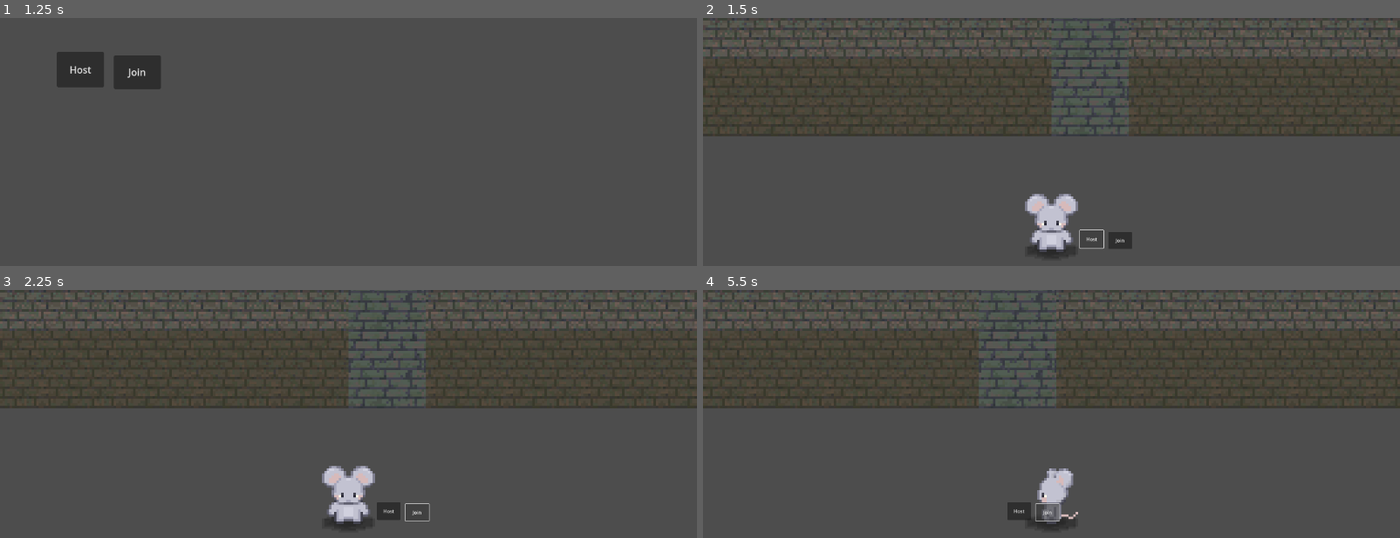
Above: before the commit, frames 1-4 (two rows, left to right).
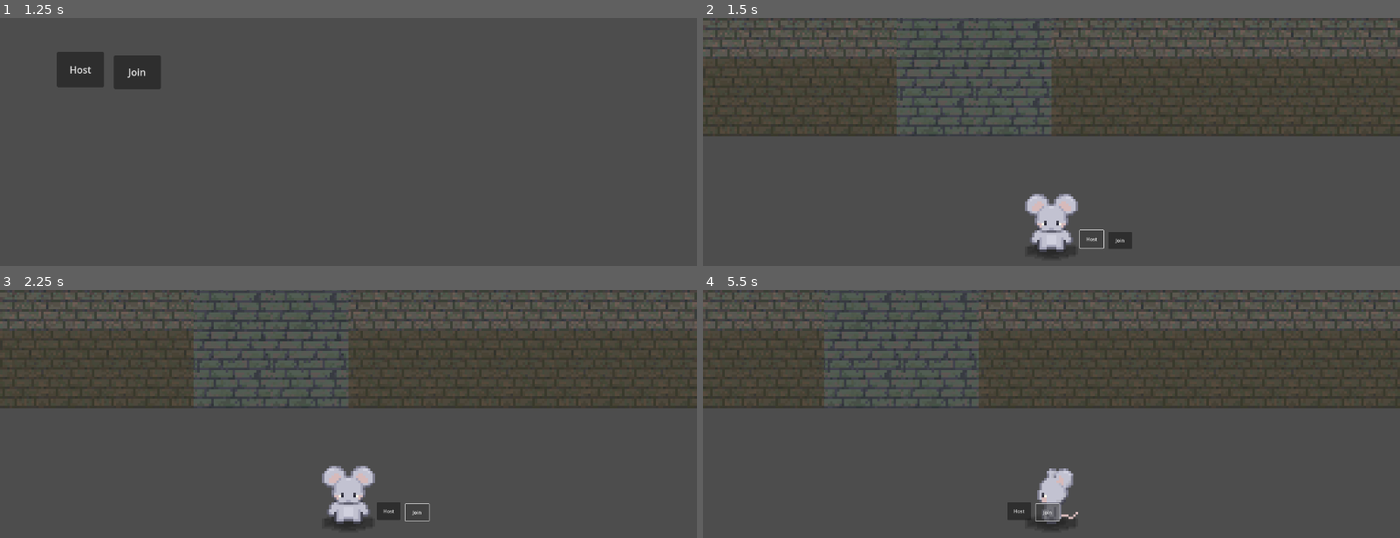
Above: after the commit, the same moments.

Repository: ej31415/Rat
Game: Godot game, scene res://main.tscn
Two runs of this game, one before a commit and one after it. Both use one fixed random seed, a clock stepped at 60 frames per second and the inputs below.
Inputs:
- Up to frame 1 (1.25 s): tap Enter at 0.5 s; hold D (RIGHT) from 0.53 s (still down); hold Shift (SHIFT) from 0.53 s (still down)
- Up to frame 2 (1.5 s): release D (RIGHT) at 1.25 s; release Shift (SHIFT) at 1.25 s; click "Host" at 1.25 s
- Up to frame 3 (2.25 s): click "Join" at 2 s
- Up to frame 4 (5.5 s): hold S (DOWN) 2.78-3.53 s; tap Shift (SHIFT) at 2.85, 4.35 s; hold D (RIGHT) 3.53-4.28 s; hold Shift (SHIFT) 3.53-4.28 s; hold W (UP) 4.28-5.03 s; hold A (LEFT) from 5.03 s (still down); hold Shift (SHIFT) from 5.03 s (still down)

Frame 1 is identical in both runs. In frame 2, 4.6% of the frame differs, in the area x 27-62%, y 0-48%; in frame 3, 4.6%; in frame 4, 4.6%.

Commit message:
fix uneven corridors

Diff:
--- a/map.gd
+++ b/map.gd
@@ -63,7 +63,7 @@
 
 var straights := [Vector2i.LEFT, Vector2i.RIGHT, Vector2i.UP, Vector2i.DOWN]
 
-# recursive DFS function that carves out the open spots in the input maze matrix
+# Recursive DFS function that carves out the open spots in the input maze matrix
 func generate_maze_helper(mat: Array, r: int, c: int) -> void:
 	mat[r][c] = 0
 	straights.shuffle()
@@ -72,19 +72,36 @@
 		if _check_in_bounds(mat, p.x, p.y) and mat[p.x][p.y] == 1 and _is_cell_visitable(mat, p.x, p.y):
 			generate_maze_helper(mat, p.x, p.y)
 
-func expand_horizontals(mat: Array) -> Array:
-	var r := len(mat) - 1 # index starting from bottom row
+# Returns a new matrix with each row duplicated `factor` times
+func _vertical_stretch(mat: Array, factor: int) -> Array:
+	var res := []
+	for row in mat:
+		for i in range(factor):
+			res.append((row as Array).duplicate())
+	return res
+
+# Returns a new matrix with each column duplicated `factor` times
+func _horizontal_stretch(mat: Array, factor: int) -> Array:
+	var res := []
+	for r in range(len(mat)):
+		res.append([])
+
+	for c in range(len(mat[0])):
+		for i in range(factor):
+			for r in range(len(mat)):
+				res[r].append(mat[r][c])
+	return res
+
+# Changes the wall type of any front-facing cell
+func _adjust_wall_types(mat: Array) -> Array:
+	var r := len(mat) - 1
 	mat.append([])
 	mat[-1].resize(len(mat[0]))
 	mat[-1].fill(0)
 	while r > -1:
-		var marked := []
 		for c in range(len(mat[r])):
 			if mat[r][c] == 1 and mat[r+1][c] == 0: # front-facing wall
-				marked.append(c)
-		mat.insert(r, (mat[r] as Array).duplicate())
-		for m in marked:
-			mat[r+1][m] = 2
+				mat[r][c] = 2
 		r -= 1
 	mat.pop_back()
 	return mat
@@ -135,6 +152,8 @@
 		return false
 	return true
 
+# Places the maze tiles on the map based on a provided matrix of integers 0, 1, and 2.
+# 0 = open tile, 1 = wall tile (top texture), 2 = wall tile (side texture)
 func build_maze(mat: Array, offset: Vector2i) -> void:
 	for r in range(len(mat)):
 		for c in range(len(mat[r])):
@@ -147,7 +166,7 @@
 
 # Called when the node enters the scene tree for the first time.
 func _ready() -> void:
-	var maze := expand_horizontals(generate_maze(15, 15))
+	var maze := _adjust_wall_types(_horizontal_stretch(_vertical_stretch(generate_maze(20, 20), 2), 2))
 	_pretty_print_mat(maze)
 	build_maze(maze, Vector2i(-len(maze[0])/2, -len(maze)-1))
 
